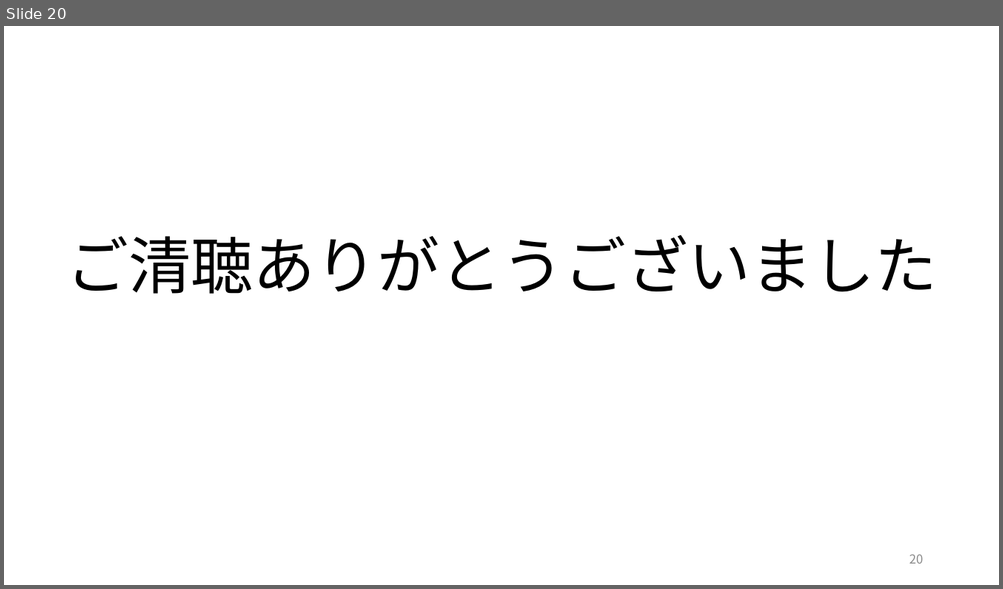
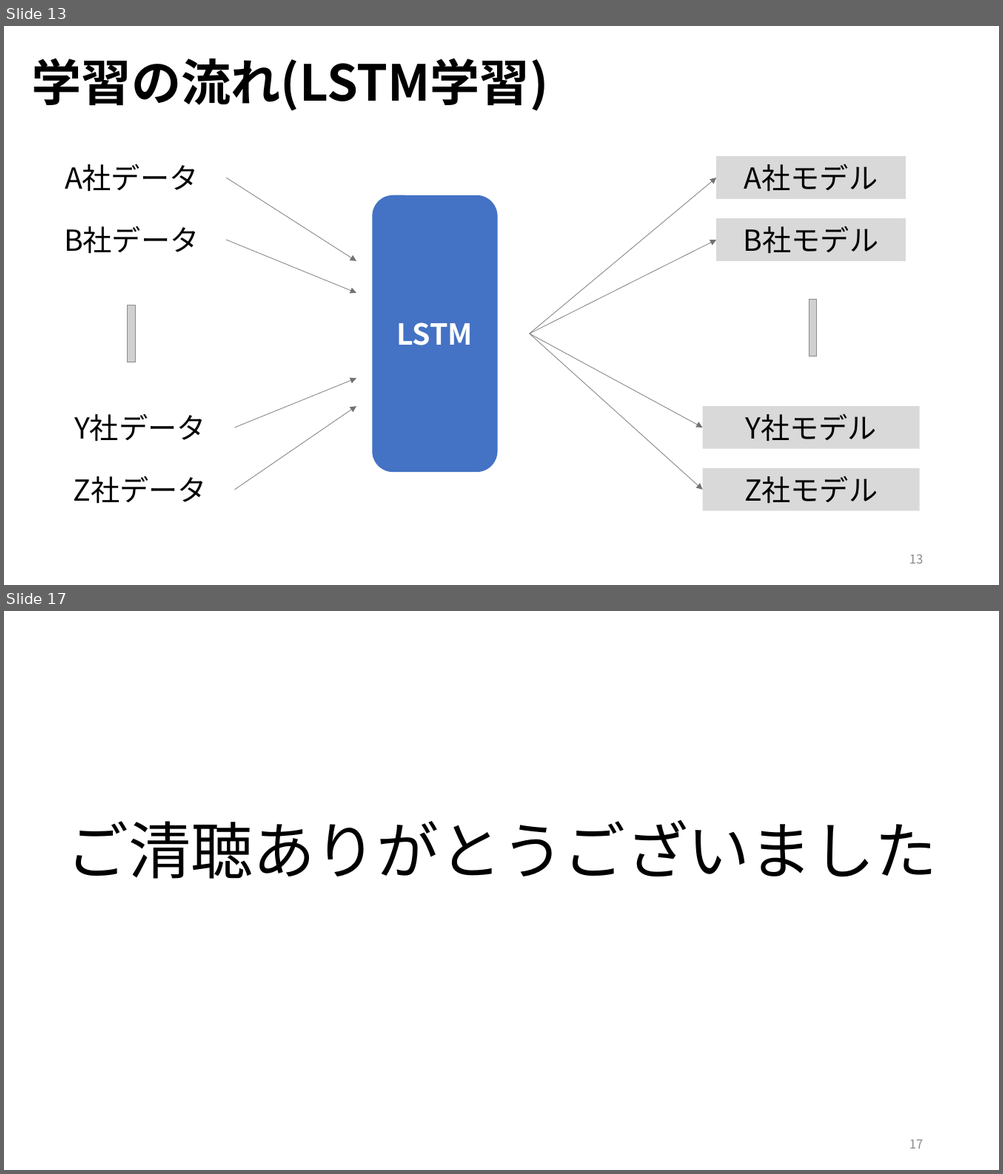
Before and after one commit to ryoww/PBL_stock, a slide deck: 最終報告.pptx. Shown one above the other, each under a label of ours: slide 20 before the commit, slides 13 and 17 after it; the slides between them are not shown. The pictures are 1003x589 and 1003x1174 pixels, drawn with LibreOffice and Linux fonts; fonts in the diff are those of the drawing; grey boxes stand for pictures. Boxes give left, top, right and bottom in pixels: in the first picture for what was removed or moved away, otherwise in the second. Text is boxed around its words. In the diff, an @@ line names an element or a change of style, - is before the commit and + after.

```diff
--- a/最終報告.pptx
+++ b/最終報告.pptx
@@ slide 13 added at (4,26,999,585), background #FFFFFF @@
@@ text added at (32,58,549,111), 48 pt, text #000000, bold @@
+学習の流れ(LSTM学習)
@@ rectangle added at (717,156,906,199), fill #D9D9D9, 28 pt, text #000000 @@
+A社モデル
@@ text added at (65,164,198,191), 28 pt, text #000000 @@
+A社データ
@@ arrow added from (226, 178) to (356, 261), #767171 0.5 pt @@
@@ arrow added from (529, 334) to (717, 178), #767171 0.5 pt @@
@@ rounded rectangle added at (372,195,497,472), fill #4472C4 @@
@@ rectangle added at (717,218,906,261), fill #D9D9D9, 28 pt, text #000000 @@
+B社モデル
@@ text added at (64,226,199,253), 28 pt, text #000000 @@
+B社データ
@@ arrow added from (226, 240) to (356, 293), #767171 0.5 pt @@
@@ arrow added from (529, 334) to (717, 240), #767171 0.5 pt @@
@@ picture added at (128,305,136,363) @@
@@ picture added at (809,299,817,357) @@
@@ text added at (397,323,473,346), 28 pt, text #FFFFFF, bold @@
+LSTM
@@ arrow added from (529, 334) to (703, 428), #767171 0.5 pt @@
@@ arrow added from (529, 334) to (703, 490), #767171 0.5 pt @@
@@ arrow added from (235, 428) to (356, 379), #767171 0.5 pt @@
@@ text added at (74,414,205,441), 28 pt, text #000000 @@
+Y社データ
@@ arrow added from (235, 490) to (356, 406), #767171 0.5 pt @@
@@ rectangle added at (703,406,919,449), fill #D9D9D9, 28 pt, text #000000 @@
+Y社モデル
@@ rectangle added at (703,469,919,511), fill #D9D9D9, 28 pt, text #000000 @@
+Z社モデル
@@ text added at (74,476,207,503), 28 pt, text #000000 @@
+Z社データ
@@ page number added at (909,554,923,564), 12 pt, text #8C8C8C @@
+13
@@ what was slide 20 is now slide 17 @@
@@ page number at (909,1140,923,1149): text changed @@
-20
+17
```
Also in this commit, not shown: 12 slides changed, 5 other slides added, 1 slide removed, 1 other file.
